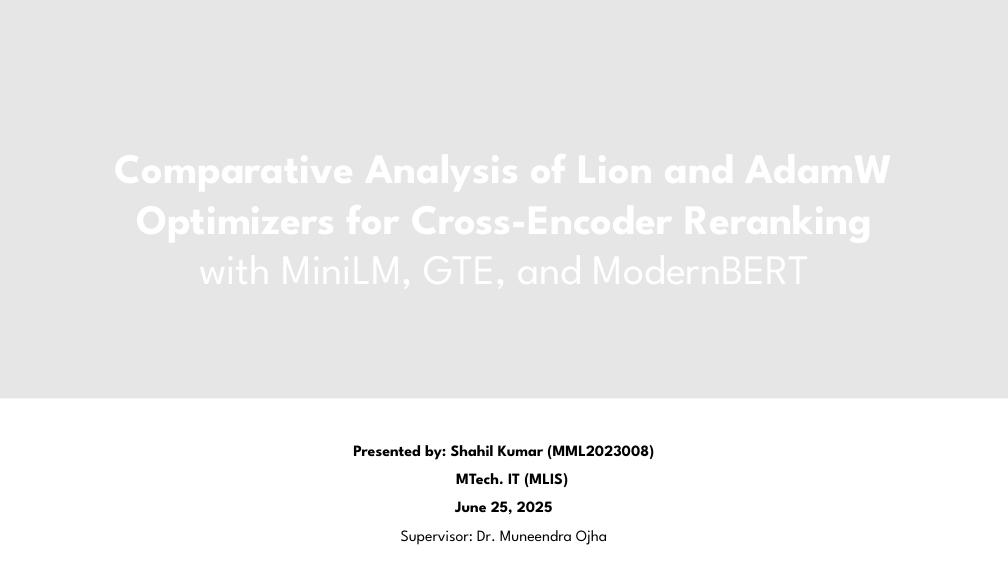
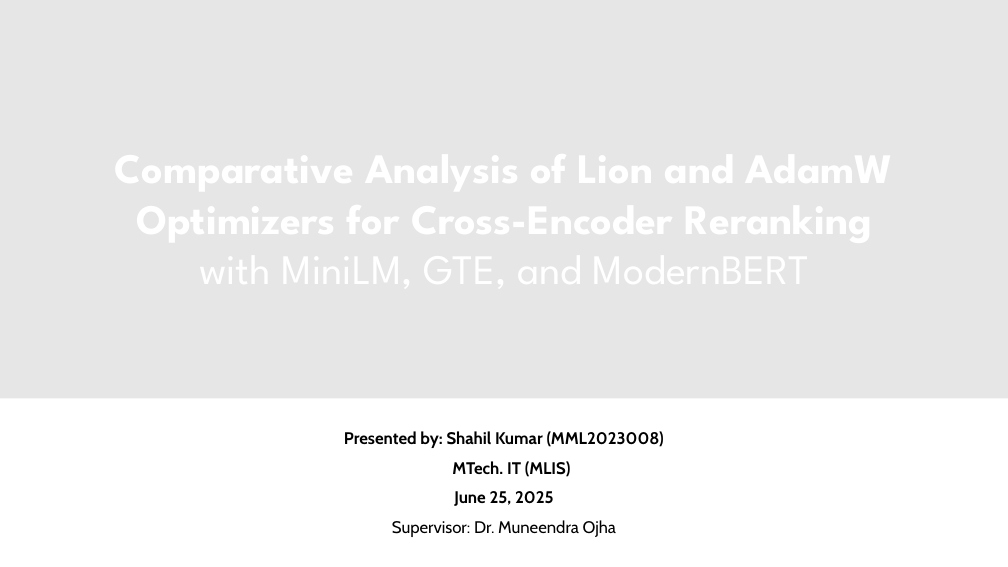
Before and after one commit to skfrost19/cross-encoder-modal, a slide deck: slide 1 of cross_encoder/thesis/Thesis_presentation.pptx. Drawn at 1008x567 pixels with LibreOffice and Linux fonts; fonts in the diff are those of the drawing; background and template pictures are left out. Boxes give left, top, right and bottom in pixels: in the first picture for what was removed or moved away, otherwise in the second. Text is boxed around its words. In the diff, an @@ line names an element or a change of style, - is before the commit and + after.

```diff
--- a/cross_encoder/thesis/Thesis_presentation.pptx
+++ b/cross_encoder/thesis/Thesis_presentation.pptx
@@ subtitle "Presented by: Shahil Kumar (MML2023008)": place and size @@
-subtitle "Presented by: Shahil Kumar (MML2023008)" at <box>353,445,654,545</box>
+subtitle "Presented by: Shahil Kumar (MML2023008)" at <box>344,431,664,537</box>
@@ subtitle "Presented by: Shahil Kumar (MML2023008)" at <box>344,431,664,537</box>: size 15 to 16 pt, font League Spartan to Cabin @@
```
Also in this commit, not shown: 14 other slides changed, 11 slides added, 3 other files.
